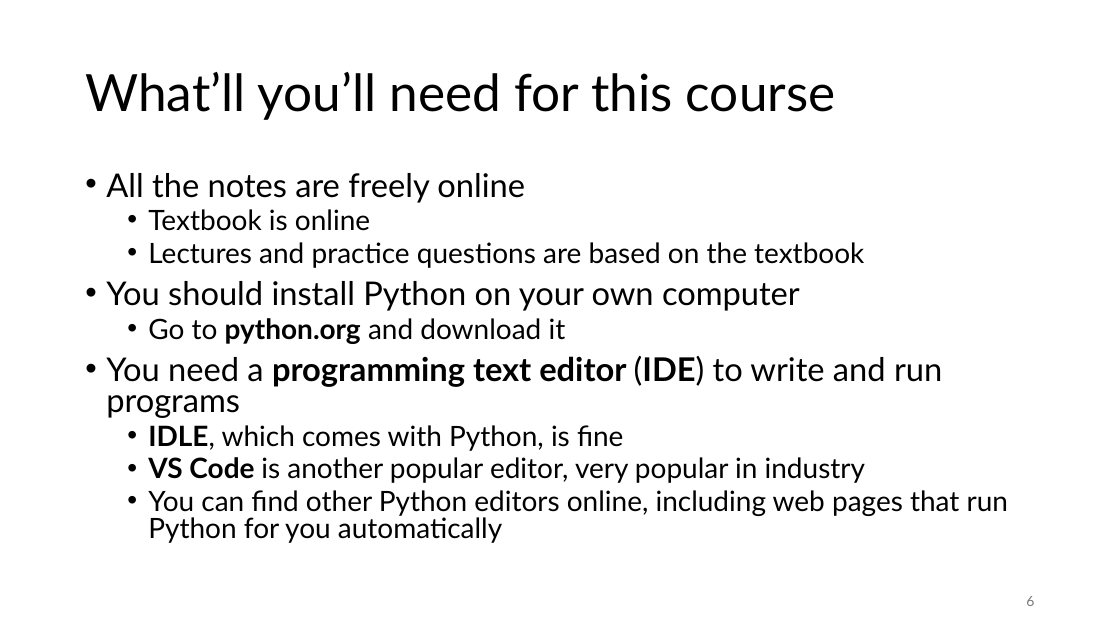
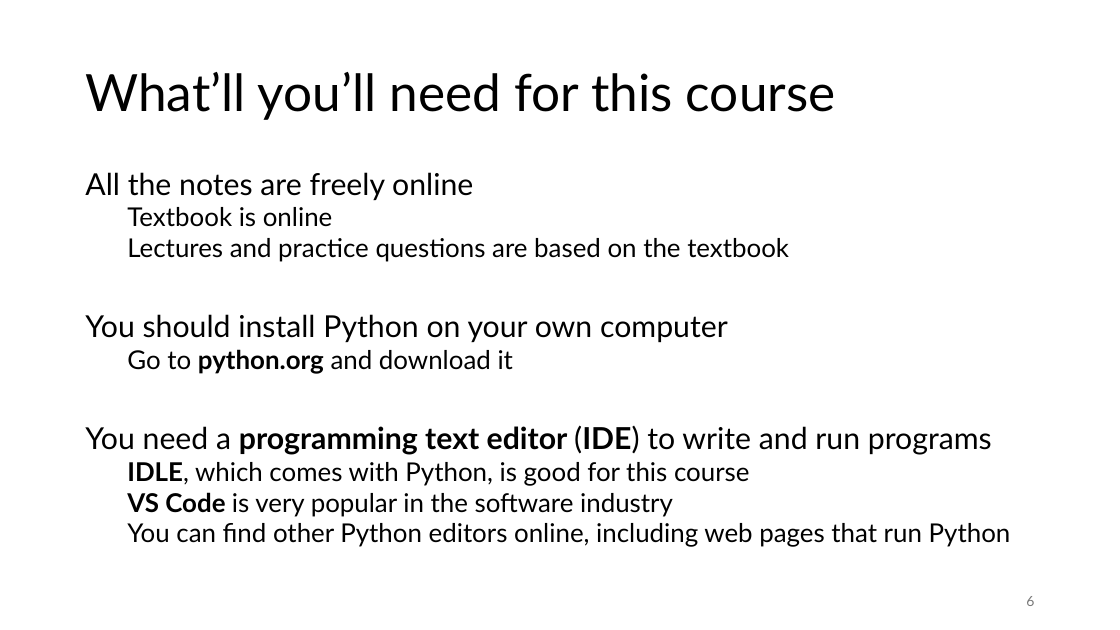
Before and after one commit to tjd1234/cmpt120fall2024, a slide deck: slide 6 of lecture_notes/introduction/introduction.pptx. Drawn at 1120x630 pixels with LibreOffice and Linux fonts; fonts in the diff are those of the drawing. Boxes give left, top, right and bottom in pixels: in the first picture for what was removed or moved away, otherwise in the second. Text is boxed around its words. In the diff, an @@ line names an element or a change of style, - is before the commit and + after.

```diff
--- a/lecture_notes/introduction/introduction.pptx
+++ b/lecture_notes/introduction/introduction.pptx
@@ text at (x1=85, y1=172, x2=992, y2=455): size 28 to 25.9 pt in "All the notes are freely online", "You should install Python on your own ...", "You need a programming text editor (IDE) ..."; size 24 to 22.2 pt in "Textbook is online", "Lectures and practice questions are based on ...", "Go to python.org and download it"; bullet • to none @@
@@ text at (x1=127, y1=462, x2=1011, y2=547): text changed; size 24 to 22.2 pt @@
-  • IDLE, which comes with Python, is fine
-  • VS Code is another popular editor, very popular in industry
-  • You can find other Python editors online, including web pages that run Python for you automatically
+  IDLE, which comes with Python, is good for this course
+  VS Code is very popular in the software industry
+  You can find other Python editors online, including web pages that run Python
```
Also in this commit, not shown: 6 other slides changed, 1 other file.
